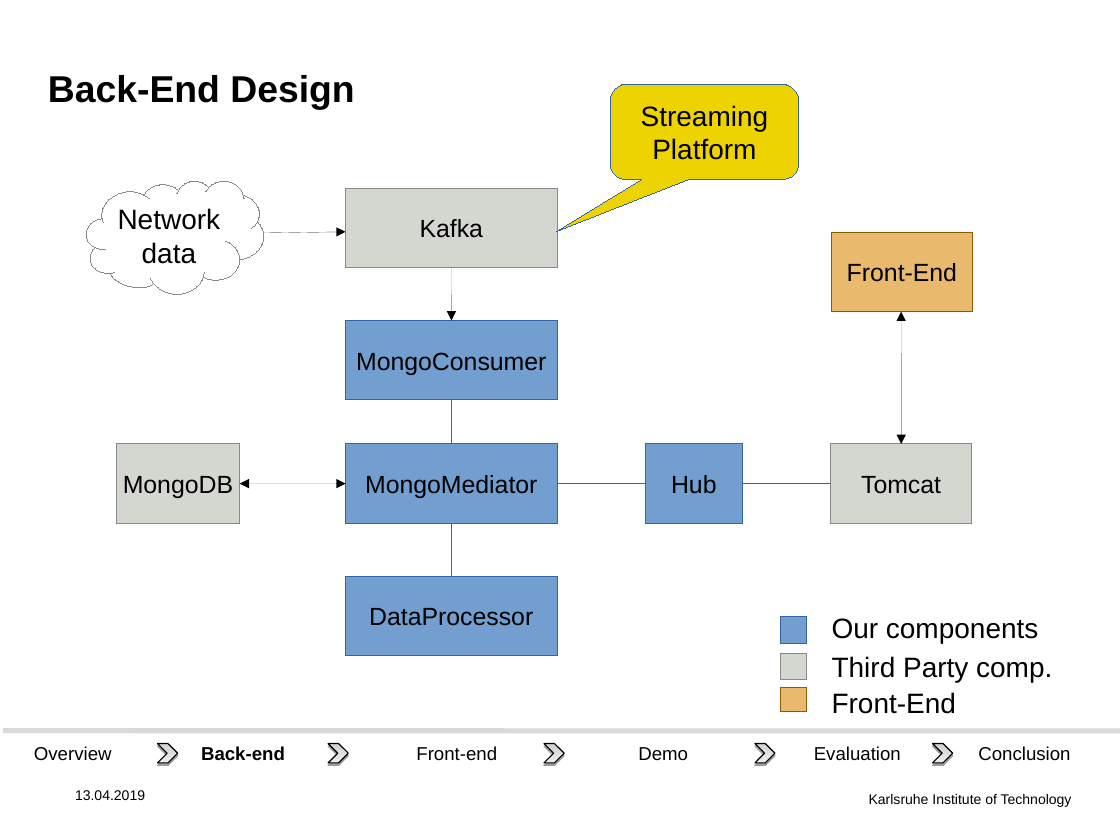
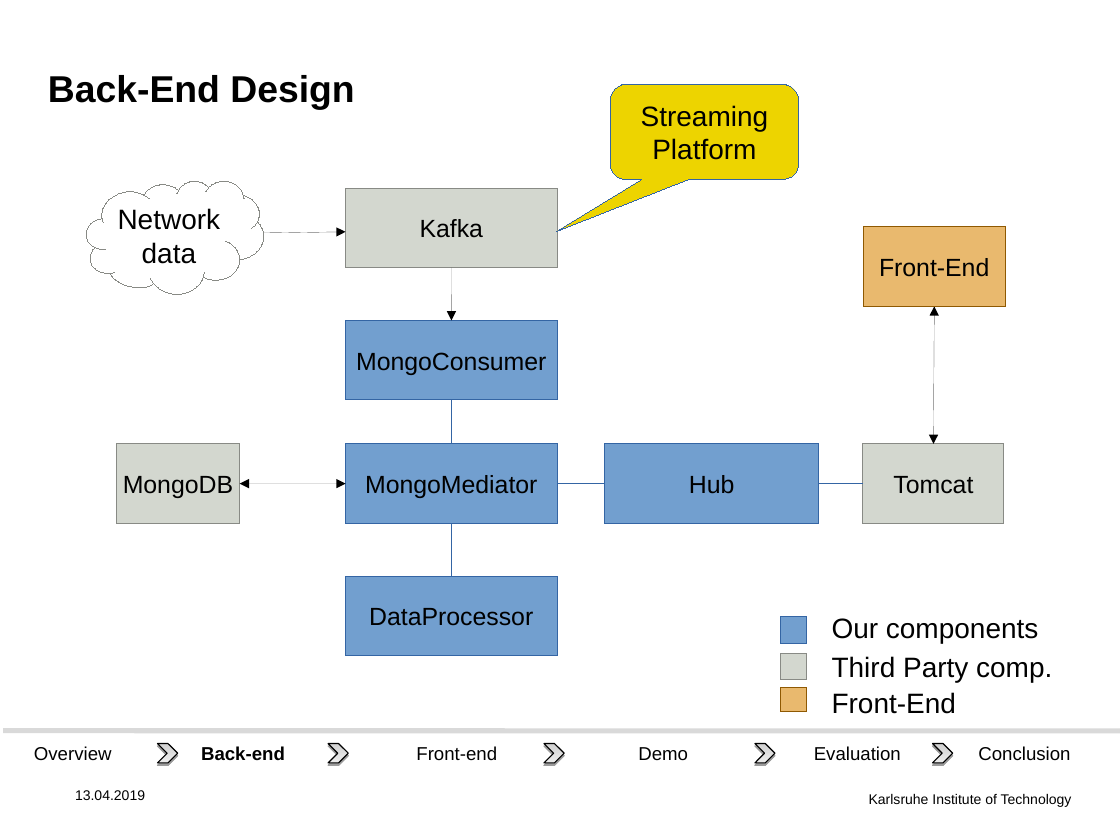
Before and after one commit to DHSTTOS/documents, a slide deck: slide 7 of final_presentation/final-pres3.odp. Drawn at 1120x840 pixels with LibreOffice and Linux fonts; fonts in the diff are those of the drawing; background and template pictures are left out. Boxes give left, top, right and bottom in pixels: in the first picture for what was removed or moved away, otherwise in the second. Text is boxed around its words. In the diff, an @@ line names an element or a change of style, - is before the commit and + after.

```diff
--- a/final_presentation/final-pres3.odp
+++ b/final_presentation/final-pres3.odp
@@ rectangle "Front-End": place and size @@
-rectangle "Front-End" at box(831, 232, 973, 311)
+rectangle "Front-End" at box(864, 227, 1006, 307)
@@ double arrow moved from (902, 311) - (902, 444) to (934, 306) - (933, 444) @@
@@ rectangle "Hub": place and size @@
-rectangle "Hub" at box(645, 444, 743, 523)
+rectangle "Hub" at box(605, 444, 819, 523)
@@ rectangle "Tomcat": place and size @@
-rectangle "Tomcat" at box(831, 444, 972, 523)
+rectangle "Tomcat" at box(862, 444, 1004, 523)
@@ elbow line moved from (558, 484) - (645, 484) to (558, 484) - (605, 484) @@
@@ elbow line moved from (743, 484) - (831, 484) to (819, 484) - (864, 484) @@
```
Also in this commit, not shown: 7 other slides changed.
